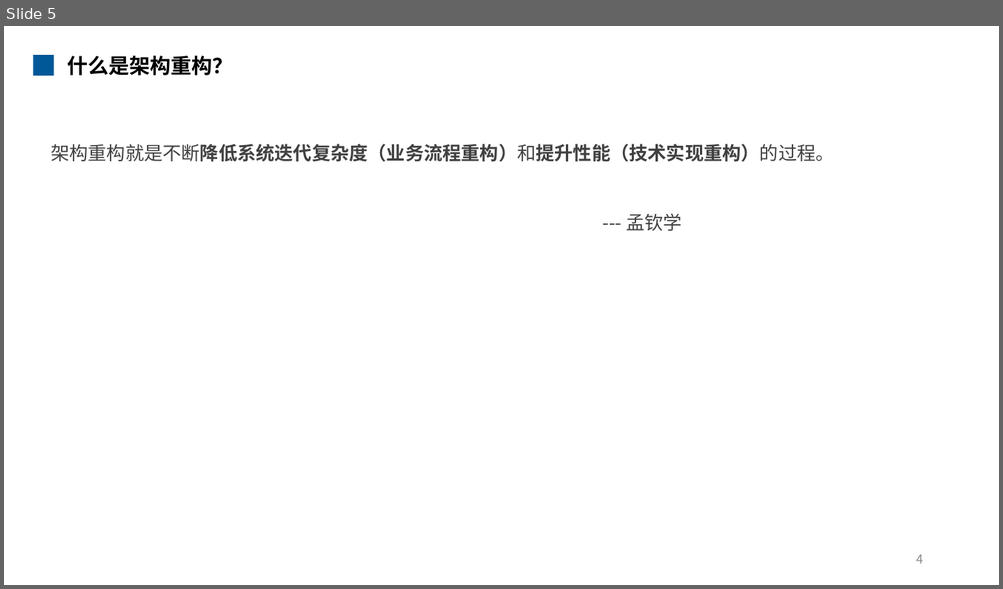
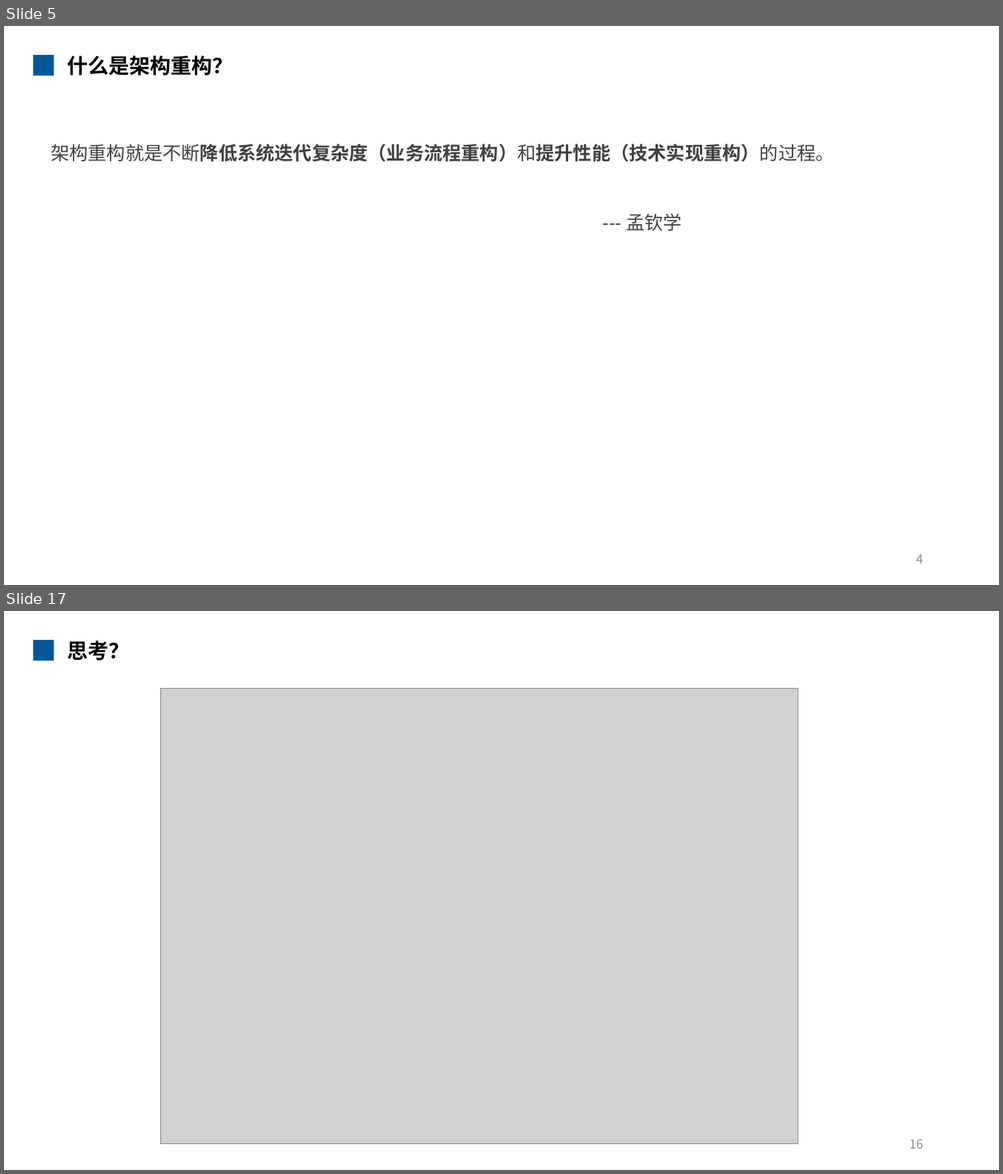
Before and after one commit to mengqinxue/KBase, a slide deck: 02_Architecture/Presentations/知识分享 - 架构重构.pptx. Shown one above the other, each under a label of ours: slide 5 before the commit, slides 5 and 17 after it; the slides between them are not shown. The pictures are 1003x589 and 1003x1174 pixels, drawn with LibreOffice and Linux fonts; fonts in the diff are those of the drawing; grey boxes stand for pictures. Boxes give left, top, right and bottom in pixels: in the first picture for what was removed or moved away, otherwise in the second. Text is boxed around its words. In the diff, an @@ line names an element or a change of style, - is before the commit and + after.

```diff
--- a/02_Architecture/Presentations/知识分享 - 架构重构.pptx
+++ b/02_Architecture/Presentations/知识分享 - 架构重构.pptx
@@ slide 17 added at [4,611,999,1170], background #FFFFFF @@
@@ rectangle added at [33,640,54,661], fill #005898 @@
@@ text added at [67,641,129,661], 20 pt, text #000000, bold @@
+思考？
@@ picture added at [161,689,798,1145] @@
@@ page number added at [909,1139,923,1149], 12 pt, text #898989 @@
+16
```
Also in this commit, not shown: 6 slides changed, 7 other slides added, 2 slides removed.
